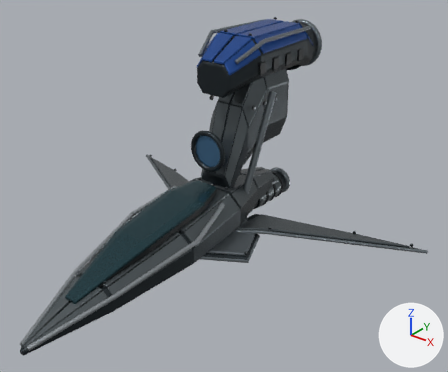
A saved change to the Blender file art/ship-review/models/spearhead.blend.
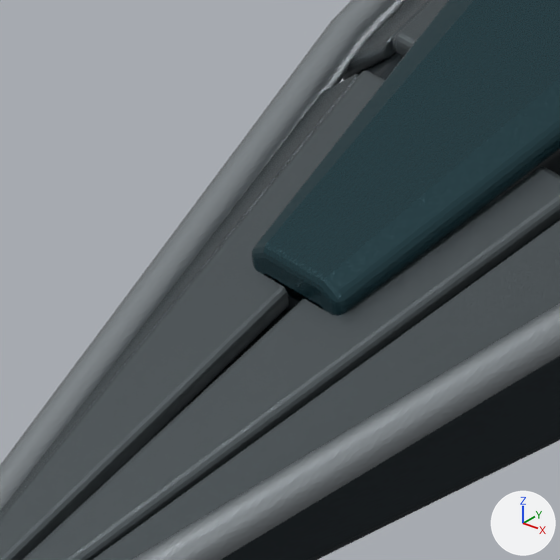
The first picture shows the older version from a camera (50 mm lens) standing at (3.91, -4.64, 3.36) and looking at (0.38, -0.22, 0.63). The close-ups show the older and then the newer version on the part from 8% to 22% of the width and 72% to 89% of the height of that picture. Only the edits that show in the close-ups are written down. Arrows for +X, +Y and +Z are at lower right; the lights stay in place.

Objects in the first close-up: 'Black forward canopy', 'Recon spear hull dorsal armor', 'Recon spear hull dorsal armor.001', 'Recon spear hull dorsal armor.002', 'Recon spear hull inner hull', 'Recon spear hull shoulder bevel armor', 'Recon spear hull shoulder bevel armor.001', 'Recon spear hull shoulder bevel armor.002', 'Spear bright edge', 'Spear bright edge.001' and 1 more.
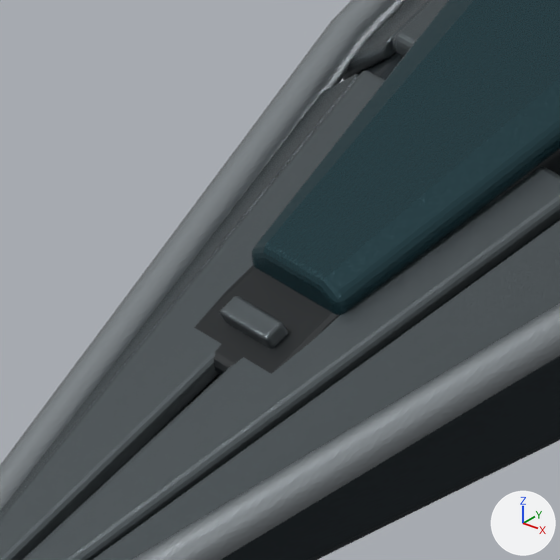
What differs and where, as boxes [x1, y1, x2, y2] in the close-ups (560 x 560 px):
'Forward spine small slits inset', added (black)
    after: [194, 266, 340, 375]
'Forward spine small slits louver', added
    after: [220, 296, 288, 349]

Edits to the bpy script that builds the scene:
```text
Add me_cube_050:
    me_cube_050.from_pydata(...)  # a box spanning x -0.0375..0.0375, y -0.0125..0.0125, z -0.0125..0.0125
    me_cube_050.materials.append(mat_gunmetal)
Add me_cube_049:
    me_cube_049.from_pydata(...)  # a box spanning x -0.072..0.072, y -0.235..0.235, z -0.012..0.012
    me_cube_049.materials.append(mat_deep_panel_recess)  # black #12181b
Add ob_forward_spine_small_slits_louver:
    ob_forward_spine_small_slits_louver = bpy.data.objects.new('Forward spine small slits louver', me_cube_050)
    ob_forward_spine_small_slits_louver.parent = ob_spearhead
    ob_forward_spine_small_slits_louver.location = (0.0, -2.0, 0.013)
    ob_forward_spine_small_slits_louver.rotation_euler = (0.337, 0.0, 0.0)  # degrees (19, 0, 0)
    _m = ob_forward_spine_small_slits_louver.modifiers.new('Edge radius', 'BEVEL')
    _m.width = 0.004
    _m.width_pct = 0.004
    _m.segments = 3
    _m = ob_forward_spine_small_slits_louver.modifiers.new('Weighted surface normals', 'WEIGHTED_NORMAL')
    _m.weight = 40
    _m.keep_sharp = True
Add ob_forward_spine_small_slits_inset:
    ob_forward_spine_small_slits_inset = bpy.data.objects.new('Forward spine small slits inset', me_cube_049)
    ob_forward_spine_small_slits_inset.parent = ob_spearhead
    ob_forward_spine_small_slits_inset.location = (0.0, -1.825, 0.0563)
    ob_forward_spine_small_slits_inset.rotation_euler = (0.337, 0.0, 0.0)  # degrees (19, 0, 0)
    _m = ob_forward_spine_small_slits_inset.modifiers.new('Edge radius', 'BEVEL')
    _m.width = 0.012
    _m.width_pct = 0.012
    _m.segments = 3
    _m = ob_forward_spine_small_slits_inset.modifiers.new('Weighted surface normals', 'WEIGHTED_NORMAL')
    _m.weight = 40
    _m.keep_sharp = True
```
